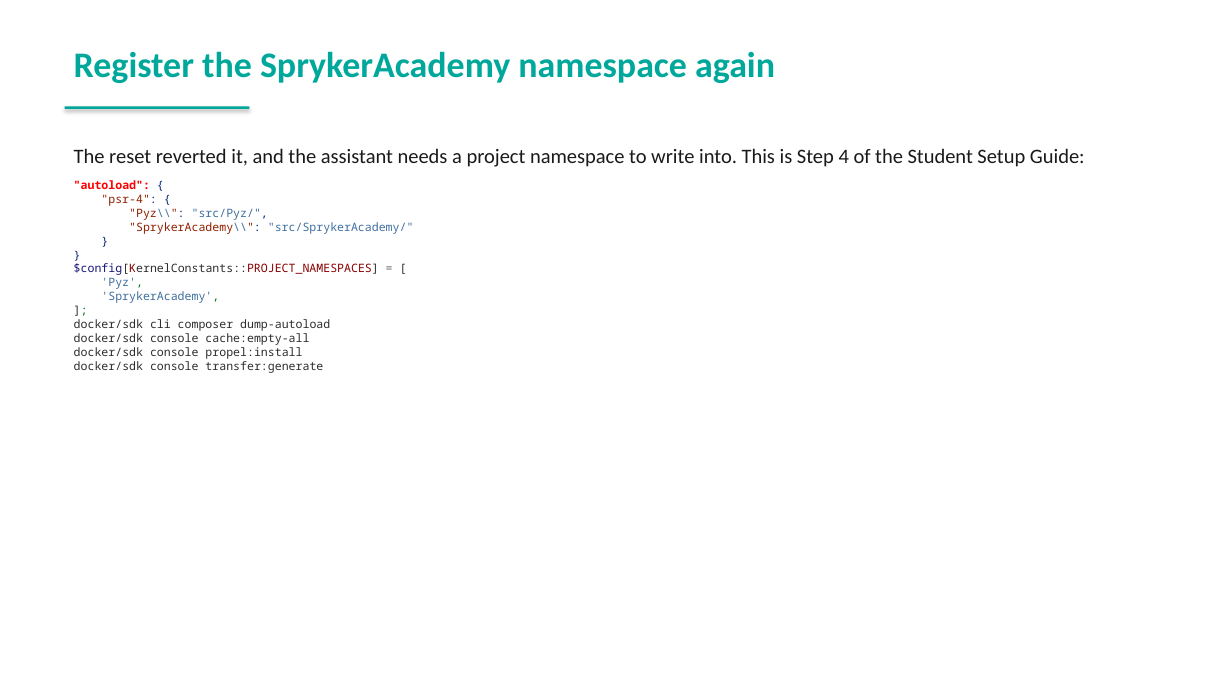
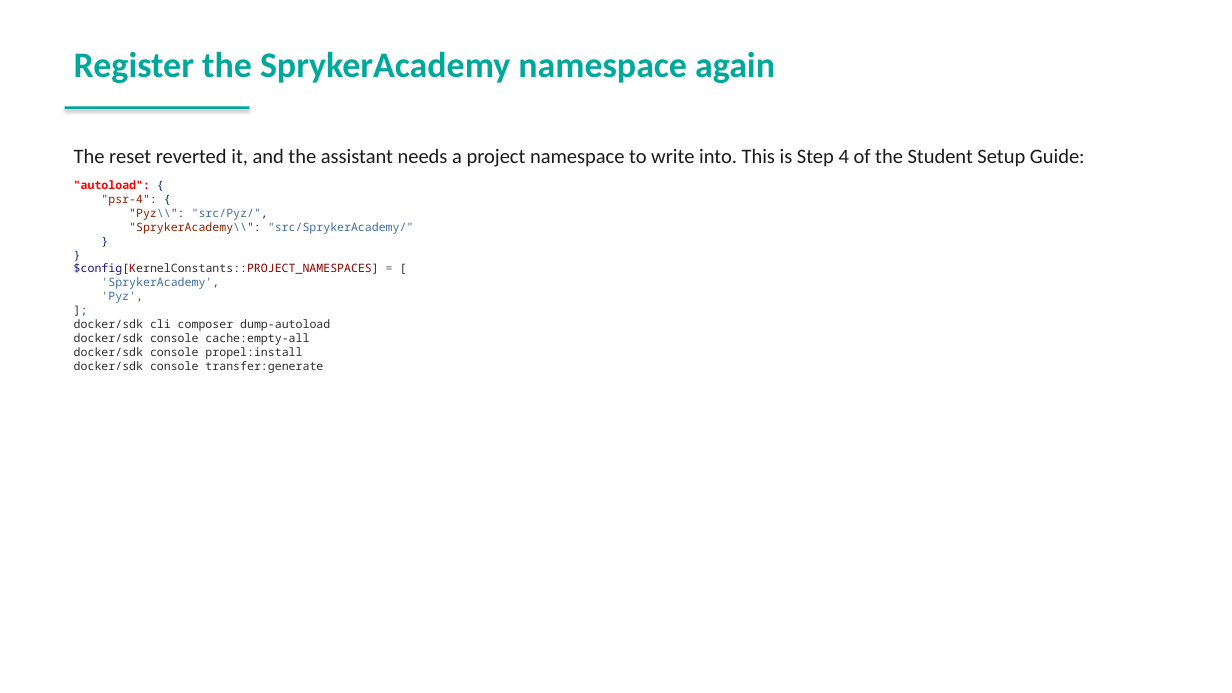
Before and after one commit to spryker-academy/instructor-exercises, a slide deck: slide 206 of guides-pptx/spryker-academy-fundamental.pptx (slide 204 before the commit). Drawn at 1232x693 pixels with LibreOffice and Linux fonts; fonts in the diff are those of the drawing. Boxes give left, top, right and bottom in pixels: in the first picture for what was removed or moved away, otherwise in the second. Text is boxed around its words. In the diff, an @@ line names an element or a change of style, - is before the commit and + after.

```diff
--- a/guides-pptx/spryker-academy-fundamental.pptx
+++ b/guides-pptx/spryker-academy-fundamental.pptx
@@ text at (101,277,219,289): paragraph added @@
+'SprykerAcademy',
@@ text at (101,291,219,303): paragraph removed @@
-'SprykerAcademy',
```
Also in this commit, not shown: 10 other slides changed, 2 slides added, 18 other files.
